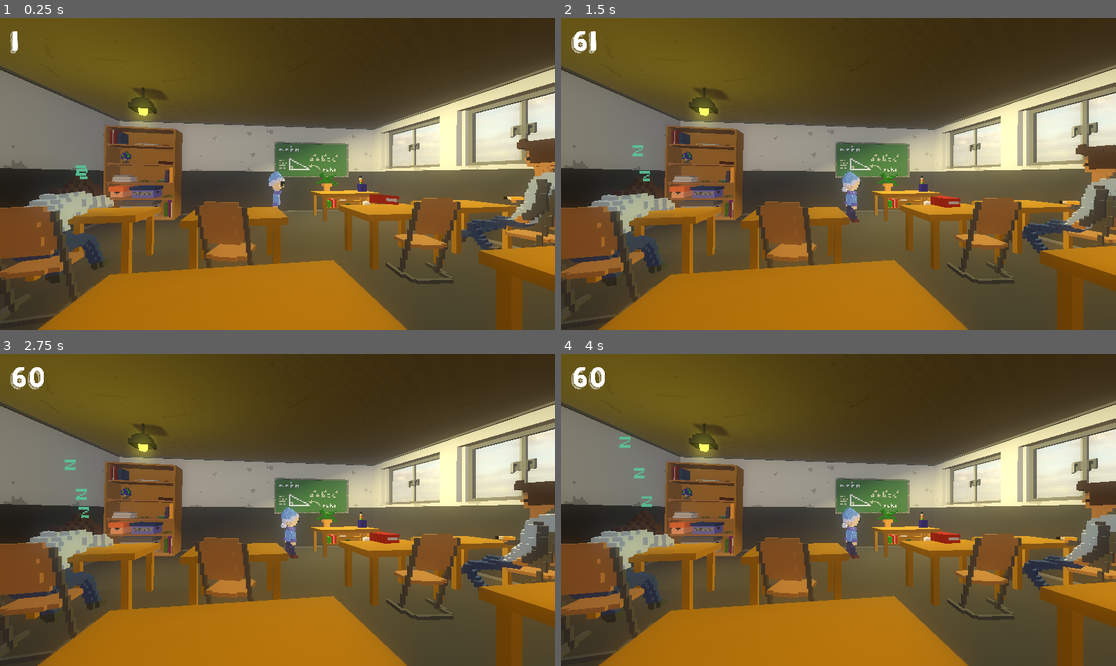
Above: before the commit, frames 1-4 (two rows, left to right).
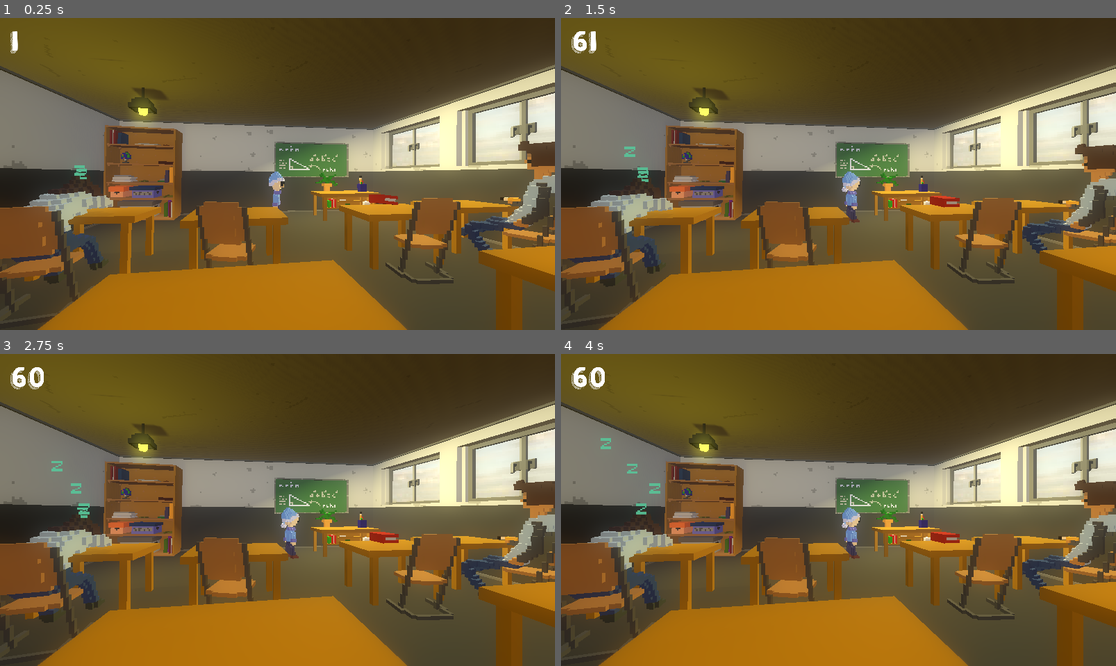
Above: after the commit, the same moments.

Repository: MoFa-Development/TheAbsolutelyTrueGame
Game: Godot game, scene res://scenes/Room.tscn
Same seed, same stepped clock (60 frames per second), same inputs: the game is played once before the commit and once after it.
Inputs (mouse positions are in pixels of both pictures, inside the frame that each line leads up to):
- Up to frame 1 (0.25 s): no input
- Up to frame 2 (1.5 s): move the mouse to (960, 158) at 0.52 s; move the mouse to (727, 189) at 1.27 s
- Up to frame 3 (2.75 s): move the mouse to (333, 441) at 2.02 s
- Up to frame 4 (4 s): move the mouse to (810, 572) at 2.77 s; move the mouse to (1005, 556) at 3.52 s

The runs differ from the first frame. In frame 1, 1.5% of the frame differs, in the area x 0-100%, y 38-97%; in frame 2, 1.0%; in frame 3, 1.7%, in the area x 0-100%, y 33-97%; in frame 4, 1.3%.

Commit message:
add Mr.P splits

Diff:
--- a/src/scenes/Room.tscn
+++ b/src/scenes/Room.tscn
@@ -178,7 +178,7 @@
 transform = Transform( 0.948689, 0, -0.316212, 0, 1, 0, 0.316212, 0, 0.948689, -5.25499, 1, -0.930576 )
 
 [node name="Student_1" parent="Objects" instance=ExtResource( 19 )]
-transform = Transform( 0.963537, 0, 0.267575, 0, 1, 0, -0.267575, 0, 0.963537, 4.14738, 1.39997, -1.11817 )
+transform = Transform( 0.930852, 0, 0.365397, 0, 1, 0, -0.365397, 0, 0.930852, 3.94548, 1.39997, -1.19391 )
 
 [node name="MrP" parent="." instance=ExtResource( 1 )]
 transform = Transform( 0.905672, 0, 0.423978, 0, 1, 0, -0.423978, 0, 0.905672, -3.03158, 0.34, -9.30065 )
--- a/src/scenes/characters/Sleeping_Student.tscn
+++ b/src/scenes/characters/Sleeping_Student.tscn
@@ -9,81 +9,81 @@
 bounce = 0.07
 absorbent = true
 
-[sub_resource type="Curve" id=31]
+[sub_resource type="Curve" id=4]
 _data = [ Vector2( 0, 0 ), 0.0, 0.0, 0, 0, Vector2( 0.867347, 0.860227 ), -2.4884, -2.4884, 0, 0, Vector2( 1, 0 ), 0.0, 0.0, 0, 0 ]
 
-[sub_resource type="CurveTexture" id=32]
-curve = SubResource( 31 )
+[sub_resource type="CurveTexture" id=5]
+curve = SubResource( 4 )
 
-[sub_resource type="ParticlesMaterial" id=33]
+[sub_resource type="ParticlesMaterial" id=6]
 direction = Vector3( 0, 1, 0 )
-spread = 15.0
+spread = 30.0
 gravity = Vector3( 0, 0, 0 )
 initial_velocity = 0.5
-scale_curve = SubResource( 32 )
+scale_curve = SubResource( 5 )
 
-[sub_resource type="SpatialMaterial" id=29]
+[sub_resource type="SpatialMaterial" id=7]
 flags_transparent = true
 flags_unshaded = true
 params_billboard_mode = 2
 albedo_texture = ExtResource( 3 )
 
-[sub_resource type="QuadMesh" id=30]
-material = SubResource( 29 )
+[sub_resource type="QuadMesh" id=8]
+material = SubResource( 7 )
 size = Vector2( 0.3, 0.3 )
 
-[sub_resource type="SpatialMaterial" id=10]
+[sub_resource type="SpatialMaterial" id=9]
 albedo_texture = ExtResource( 2 )
 
-[sub_resource type="ConvexPolygonShape" id=11]
+[sub_resource type="ConvexPolygonShape" id=10]
 points = PoolVector3Array( -0.613725, 1.11767, -1.50188, -0.613725, 1.19997, -1.11776, -0.613725, 1.19997, -1.0902, -0. …(501 unchanged characters)…
 
-[sub_resource type="ConvexPolygonShape" id=12]
+[sub_resource type="ConvexPolygonShape" id=11]
 points = PoolVector3Array( -0.613725, 0.898077, -1.17258, -0.613725, 0.980373, -1.0902, -0.613725, 1.03529, -1.50196, - …(462 unchanged characters)…
 
-[sub_resource type="ConvexPolygonShape" id=13]
+[sub_resource type="ConvexPolygonShape" id=12]
 points = PoolVector3Array( -0.119608, 0.925528, -1.91373, -0.119608, 1.22737, -1.0902, -0.105684, 0.8, -1.89174, -0.1,  …(407 unchanged characters)…
 
-[sub_resource type="ConvexPolygonShape" id=14]
+[sub_resource type="ConvexPolygonShape" id=13]
 points = PoolVector3Array( -0.613725, 0.980441, -1.0902, -0.613725, 0.980441, -0.788286, -0.613725, 1.09018, -0.760817, …(382 unchanged characters)…
 
-[sub_resource type="ConvexPolygonShape" id=15]
+[sub_resource type="ConvexPolygonShape" id=14]
 points = PoolVector3Array( 0.182385, -0.309804, -0.925399, 0.182385, -0.309804, -0.788179, 0.182385, -0.227427, -0.6784 …(598 unchanged characters)…
 
-[sub_resource type="ConvexPolygonShape" id=16]
+[sub_resource type="ConvexPolygonShape" id=15]
 points = PoolVector3Array( 0.182385, -0.556863, -0.898039, 0.182385, -0.392173, -1.00778, 0.182385, -0.309804, -0.92546 …(579 unchanged characters)…
 
-[sub_resource type="ConvexPolygonShape" id=17]
+[sub_resource type="ConvexPolygonShape" id=16]
 points = PoolVector3Array( -0.132443, 1.6, -1.44097, -0.132443, 1.6, -0.967615, -0.119576, 1.72159, -0.980481, -0.1, 1. …(563 unchanged characters)…
 
-[sub_resource type="ConvexPolygonShape" id=18]
+[sub_resource type="ConvexPolygonShape" id=17]
 points = PoolVector3Array( -0.421569, 1.30987, -1.41952, -0.421569, 1.30987, -0.760784, -0.421569, 1.41959, -1.30968, - …(754 unchanged characters)…
 
-[sub_resource type="ConvexPolygonShape" id=19]
+[sub_resource type="ConvexPolygonShape" id=18]
 points = PoolVector3Array( 0.395267, 1.20913, -1, 0.4, 0.980236, -0.755258, 0.401961, 0.788235, -1.28227, 0.401961, 1.0 …(476 unchanged characters)…
 
-[sub_resource type="ConvexPolygonShape" id=20]
+[sub_resource type="ConvexPolygonShape" id=19]
 points = PoolVector3Array( 0.182385, -0.00777864, -0.596025, 0.182385, 0.0745662, -0.129412, 0.182385, 0.102004, -0.815 …(561 unchanged characters)…
 
-[sub_resource type="ConvexPolygonShape" id=21]
+[sub_resource type="ConvexPolygonShape" id=20]
 points = PoolVector3Array( -0.503889, -0.00780286, -0.596025, -0.503889, 0.184357, -0.129412, -0.503889, 0.321504, -0.8 …(581 unchanged characters)…
 
-[sub_resource type="ConvexPolygonShape" id=22]
+[sub_resource type="ConvexPolygonShape" id=21]
 points = PoolVector3Array( 0.182385, -0.913725, -1.41948, 0.182385, -0.913725, -0.980484, 0.182385, -0.776444, -1.41948 …(570 unchanged characters)…
 
-[sub_resource type="ConvexPolygonShape" id=23]
+[sub_resource type="ConvexPolygonShape" id=22]
 points = PoolVector3Array( -0.503889, -0.639216, -0.623484, -0.503889, -0.639216, -0.376514, -0.503889, -0.584212, -0.3 …(574 unchanged characters)…
 
-[sub_resource type="ConvexPolygonShape" id=24]
+[sub_resource type="ConvexPolygonShape" id=23]
 points = PoolVector3Array( -0.503889, -0.803889, -0.376471, -0.503889, -0.776484, -0.92549, -0.503889, -0.639243, -0.62 …(352 unchanged characters)…
 
-[sub_resource type="ConvexPolygonShape" id=25]
+[sub_resource type="ConvexPolygonShape" id=24]
 points = PoolVector3Array( -0.421569, 0.925603, 0.501899, -0.421569, 1.19989, 0.227368, -0.421569, 1.30972, -0.0743862, …(970 unchanged characters)…
 
-[sub_resource type="ConvexPolygonShape" id=26]
+[sub_resource type="ConvexPolygonShape" id=25]
 points = PoolVector3Array( -0.613725, 1.09026, -0.678386, -0.613725, 1.19996, -0.678386, -0.6, 1.19996, -0.755094, -0.5 …(881 unchanged characters)…
 
-[sub_resource type="ConvexPolygonShape" id=27]
+[sub_resource type="ConvexPolygonShape" id=26]
 points = PoolVector3Array( -0.503922, 0.403943, -0.129412, -0.503922, 0.403943, 0.501861, -0.503922, 0.705834, 0.172659 …(679 unchanged characters)…
 
 [node name="Sleeping_Student" type="RigidBody"]
@@ -92,82 +92,82 @@
 
 [node name="Particles" type="Particles" parent="."]
 transform = Transform( 1, 0, 0, 0, 1, 0, 0, 0, 1, 0, 1.84793, -1.50116 )
-amount = 3
+amount = 4
 lifetime = 5.0
 visibility_aabb = AABB( -0.751153, -1.64279, -1.19035, 1.50231, 3.28558, 2.3807 )
 draw_order = 2
-process_material = SubResource( 33 )
-draw_pass_1 = SubResource( 30 )
+process_material = SubResource( 6 )
+draw_pass_1 = SubResource( 8 )
 
 [node name="sleeping-student" type="MeshInstance" parent="."]
 transform = Transform( 1, 0, 0, 0, 1, 0, 0, 0, 1, -0.159585, 3.57628e-07, -0.413932 )
 mesh = ExtResource( 1 )
-material/0 = SubResource( 10 )
+material/0 = SubResource( 9 )
 
 [node name="CollisionShape17" type="CollisionShape" parent="."]
 transform = Transform( 1, 0, 0, 0, 1, 0, 0, 0, 1, -0.159585, 3.57628e-07, -0.413932 )
-shape = SubResource( 11 )
+shape = SubResource( 10 )
 
 [node name="CollisionShape16" type="CollisionShape" parent="."]
 transform = Transform( 1, 0, 0, 0, 1, 0, 0, 0, 1, -0.159585, 3.57628e-07, -0.413932 )
-shape = SubResource( 12 )
+shape = SubResource( 11 )
 
 [node name="CollisionShape15" type="CollisionShape" parent="."]
 transform = Transform( 1, 0, 0, 0, 1, 0, 0, 0, 1, -0.159585, 3.57628e-07, -0.413932 )
-shape = SubResource( 13 )
+shape = SubResource( 12 )
 
 [node name="CollisionShape14" type="CollisionShape" parent="."]
 transform = Transform( 1, 0, 0, 0, 1, 0, 0, 0, 1, -0.159585, 3.57628e-07, -0.413932 )
-shape = SubResource( 14 )
+shape = SubResource( 13 )
 
 [node name="CollisionShape13" type="CollisionShape" parent="."]
 transform = Transform( 1, 0, 0, 0, 1, 0, 0, 0, 1, -0.159585, 3.57628e-07, -0.413932 )
-shape = SubResource( 15 )
+shape = SubResource( 14 )
 
 [node name="CollisionShape12" type="CollisionShape" parent="."]
 transform = Transform( 1, 0, 0, 0, 1, 0, 0, 0, 1, -0.159585, 3.57628e-07, -0.413932 )
-shape = SubResource( 16 )
+shape = SubResource( 15 )
 
 [node name="CollisionShape11" type="CollisionShape" parent="."]
 transform = Transform( 1, 0, 0, 0, 1, 0, 0, 0, 1, -0.159585, 3.57628e-07, -0.413932 )
-shape = SubResource( 17 )
+shape = SubResource( 16 )
 
 [node name="CollisionShape10" type="CollisionShape" parent="."]
 transform = Transform( 1, 0, 0, 0, 1, 0, 0, 0, 1, -0.159585, 3.57628e-07, -0.413932 )
-shape = SubResource( 18 )
+shape = SubResource( 17 )
 
 [node name="CollisionShape9" type="CollisionShape" parent="."]
 transform = Transform( 1, 0, 0, 0, 1, 0, 0, 0, 1, -0.159585, 3.57628e-07, -0.413932 )
-shape = SubResource( 19 )
+shape = SubResource( 18 )
 
 [node name="CollisionShape8" type="CollisionShape" parent="."]
 transform = Transform( 1, 0, 0, 0, 1, 0, 0, 0, 1, -0.159585, 3.57628e-07, -0.413932 )
-shape = SubResource( 20 )
+shape = SubResource( 19 )
 
 [node name="CollisionShape7" type="CollisionShape" parent="."]
 transform = Transform( 1, 0, 0, 0, 1, 0, 0, 0, 1, -0.159585, 3.57628e-07, -0.413932 )
-shape = SubResource( 21 )
+shape = SubResource( 20 )
 
 [node name="CollisionShape6" type="CollisionShape" parent="."]
 transform = Transform( 1, 0, 0, 0, 1, 0, 0, 0, 1, -0.159585, 3.57628e-07, -0.413932 )
-shape = SubResource( 22 )
+shape = SubResource( 21 )
 
 [node name="CollisionShape5" type="CollisionShape" parent="."]
 transform = Transform( 1, 0, 0, 0, 1, 0, 0, 0, 1, -0.159585, 3.57628e-07, -0.413932 )
-shape = SubResource( 23 )
+shape = SubResource( 22 )
 
 [node name="CollisionShape4" type="CollisionShape" parent="."]
 transform = Transform( 1, 0, 0, 0, 1, 0, 0, 0, 1, -0.159585, 3.57628e-07, -0.413932 )
-shape = SubResource( 24 )
+shape = SubResource( 23 )
 
 [node name="CollisionShape3" type="CollisionShape" parent="."]
 transform = Transform( 1, 0, 0, 0, 1, 0, 0, 0, 1, -0.159585, 3.57628e-07, -0.413932 )
-shape = SubResource( 25 )
+shape = SubResource( 24 )
 
 [node name="CollisionShape2" type="CollisionShape" parent="."]
 transform = Transform( 1, 0, 0, 0, 1, 0, 0, 0, 1, -0.159585, 3.57628e-07, -0.413932 )
-shape = SubResource( 26 )
+shape = SubResource( 25 )
 
 [node name="CollisionShape" type="CollisionShape" parent="."]
 transform = Transform( 1, 0, 0, 0, 1, 0, 0, 0, 1, -0.159585, 3.57628e-07, -0.413932 )
-shape = SubResource( 27 )
+shape = SubResource( 26 )
--- a/src/scenes/characters/Student_1.tscn
+++ b/src/scenes/characters/Student_1.tscn
@@ -95,6 +95,9 @@
 
 [sub_resource type="BoxShape" id=31]
 extents = Vector3( 0.256552, 0.189459, 0.29785 )
+
+[sub_resource type="BoxShape" id=32]
+extents = Vector3( 0.482976, 0.205302, 0.307366 )
 
 [node name="Student_1" type="RigidBody"]
 mass = 80.72
@@ -227,3 +230,7 @@
 [node name="CollisionShape31" type="CollisionShape" parent="."]
 transform = Transform( 1, 0, 0, 0, 1, 0, 0, 0, 1, -0.874919, -1.11724, -0.50862 )
 shape = SubResource( 31 )
+
+[node name="CollisionShape32" type="CollisionShape" parent="."]
+transform = Transform( 1, 0, 0, 0, 1, 0, 0, 0, 1, 0.155992, -0.110103, 0.0593071 )
+shape = SubResource( 32 )
Not shown, added: src/assets/models/MrP/Splits/Arm-L.mtl
Not shown, added: src/assets/models/MrP/Splits/Arm-L.obj
Binary file added: src/assets/models/MrP/Splits/Arm-L.png
Not shown, added: src/assets/models/MrP/Splits/Arm-R.mtl
Not shown, added: src/assets/models/MrP/Splits/Arm-R.obj
Binary file added: src/assets/models/MrP/Splits/Arm-R.png
Not shown, added: src/assets/models/MrP/Splits/Head.mtl
Not shown, added: src/assets/models/MrP/Splits/Head.obj
Binary file added: src/assets/models/MrP/Splits/Head.png
Not shown, added: src/assets/models/MrP/Splits/Leg-L.mtl
Not shown, added: src/assets/models/MrP/Splits/Leg-L.obj
Binary file added: src/assets/models/MrP/Splits/Leg-L.png
(and 14 more such lines)
